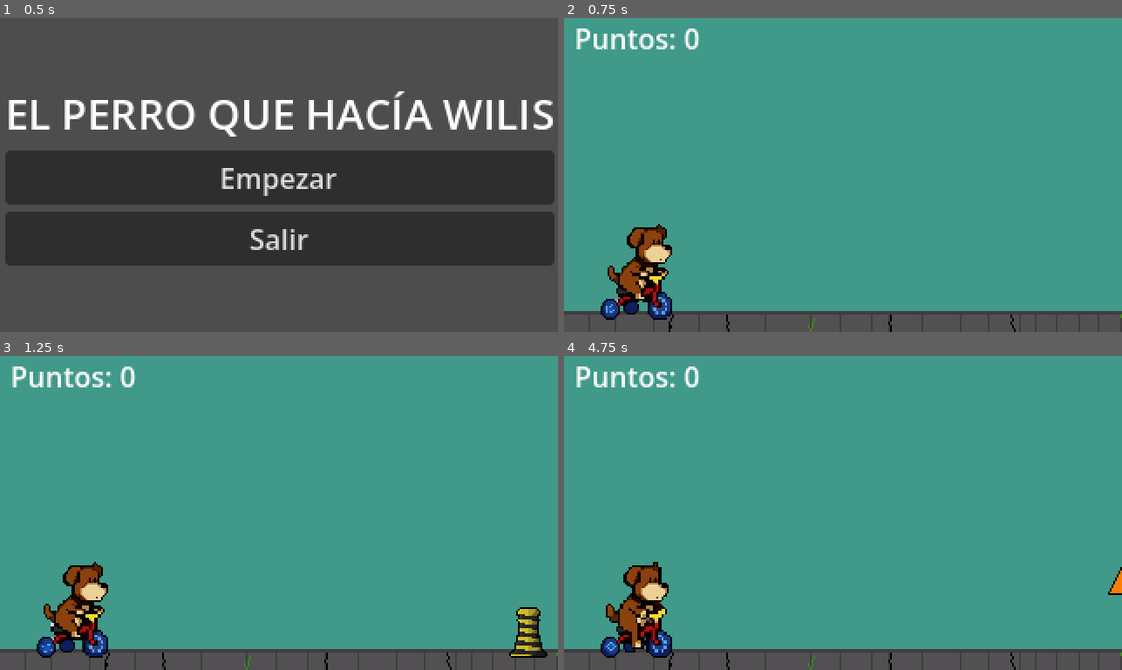
Above: before the commit, frames 1-4 (two rows, left to right).
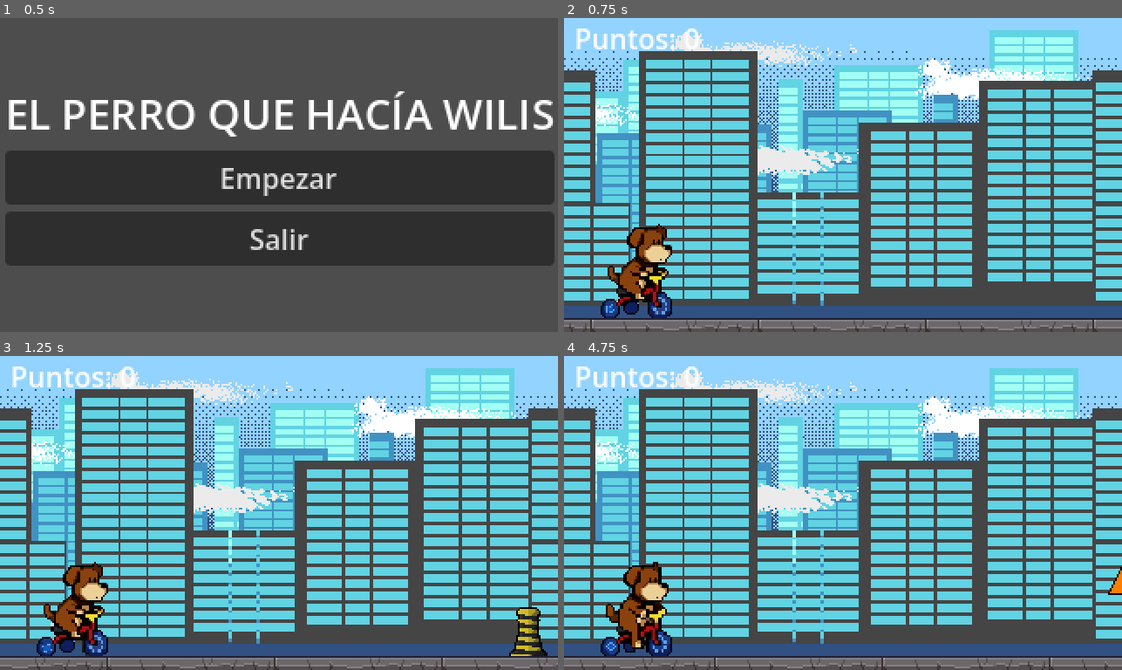
Above: after the commit, the same moments.

Repository: agusgonz/sideproject-gamejam
Game: Godot game, scene res://UI/MenuInicio.tscn
The game is run twice, just before and just after one commit, with the same random seed, the same clock (stepped at 60 frames per second) and the same inputs.
Inputs:
- Up to frame 1 (0.5 s): no input
- Up to frame 2 (0.75 s): click "Empezar" at 0.5 s
- Up to frame 3 (1.25 s): no input
- Up to frame 4 (4.75 s): tap Down (crouch) every 0.75 s from 1.35 to 3.6 s; tap Space (jump) at 1.52, 2.27, 3.77 s; click "Reintentar" at 4.25 s

Frame 1 is identical in both runs. In frame 2, 96% of the frame differs, in the area x 0-100%, y 0-100%; in frame 3, 95%; in frame 4, 96%.

Commit message:
agrega ciudad y suelo

Diff:
--- /dev/null
+++ b/entidades/suelo_1.gd
@@ -0,0 +1,16 @@
+extends AnimatableBody2D
+
+# Velocidad a la que se mueve el mundo (debe coincidir con la de los obstáculos)
+@export var scroll_speed: float = 100.0
+
+# El ancho exacto de tu bloque de suelo (ajústalo según el tamaño de tu TileMap/Sprite)
+@export var ground_width: float = 320.0
+
+func _physics_process(delta: float) -> void:
+	# Movemos el suelo constantemente hacia la izquierda
+	position.x -= scroll_speed * delta
+
+	# Si el bloque de suelo sale completamente por la izquierda
+	if position.x <= -ground_width:
+		# Lo teletransportamos hacia la derecha, justo detrás del otro bloque
+		position.x += ground_width * 2
--- a/main.tscn
+++ b/main.tscn
@@ -4,9 +4,11 @@
 [ext_resource type="Script" uid="uid://bdp5vhqrwf5xd" path="res://managers/game_manager.gd" id="1_1bvp3"]
 [ext_resource type="Script" uid="uid://f1oxw8ho1ikl" path="res://managers/spawn_manager.gd" id="1_h2yge"]
 [ext_resource type="Script" uid="uid://cc8t1pymuyqbw" path="res://UI/score_label.gd" id="4_1bvp3"]
+[ext_resource type="Texture2D" uid="uid://cru1jud6kjuk8" path="res://art/Le city.png" id="4_5vw27"]
 [ext_resource type="Script" uid="uid://u7vlndwlg6w8" path="res://UI/canvas_layer_ui.gd" id="4_7mycd"]
-[ext_resource type="Texture2D" uid="uid://rtkmrwsicddm" path="res://art/Suelo.png" id="4_272bh"]
 [ext_resource type="PackedScene" uid="uid://07qkgw2vte2n" path="res://UI/MenuGameOver.tscn" id="5_272bh"]
+[ext_resource type="Script" uid="uid://8n42tebo6a6y" path="res://entidades/suelo_1.gd" id="9_kek77"]
+[ext_resource type="Texture2D" uid="uid://cp8la4n7ugi2a" path="res://art/SpriteSheet_ConcreteFloor.png" id="10_4c57u"]
 
 [sub_resource type="Curve" id="Curve_1bvp3"]
 _data = [Vector2(0, 1), 0.0, 0.0, 0, 0, Vector2(1, 1), 0.0, 0.0, 0, 0]
@@ -53,26 +55,21 @@
 [node name="CanvasLayer" type="CanvasLayer" parent="." unique_id=311716342]
 layer = -10
 
-[node name="Background" type="ColorRect" parent="CanvasLayer" unique_id=492003579]
-anchors_preset = 15
-anchor_right = 1.0
-anchor_bottom = 1.0
-grow_horizontal = 2
-grow_vertical = 2
-mouse_filter = 1
-color = Color(0.25098076, 0.6007175, 0.53784674, 1)
+[node name="TextureRect" type="TextureRect" parent="CanvasLayer" unique_id=1048414]
+offset_right = 40.0
+offset_bottom = 40.0
+texture = ExtResource("4_5vw27")
 
 [node name="Floor" type="TextureRect" parent="CanvasLayer" unique_id=417598021]
 anchors_preset = 15
 anchor_right = 1.0
 anchor_bottom = 1.0
-offset_left = -40.0
-offset_top = 168.0
-offset_right = 40.0
-offset_bottom = 2.0
+offset_left = -42.0
+offset_top = 167.0
+offset_right = 38.0
+offset_bottom = 1.0
 grow_horizontal = 2
 grow_vertical = 2
-texture = ExtResource("4_272bh")
 
 [node name="CanvasLayerUI" type="CanvasLayer" parent="." unique_id=1745616813]
 layer = 10
@@ -89,6 +86,49 @@
 text = "Puntos: 0"
 script = ExtResource("4_1bvp3")
 
+[node name="Suelo1" type="AnimatableBody2D" parent="." unique_id=1796737938]
+script = ExtResource("9_kek77")
+
+[node name="Sprite2D" type="Sprite2D" parent="Suelo1" unique_id=228922871]
+position = Vector2(46, 188)
+texture = ExtResource("10_4c57u")
+
+[node name="Sprite2D2" type="Sprite2D" parent="Suelo1" unique_id=1893524148]
+position = Vector2(142, 188)
+texture = ExtResource("10_4c57u")
+
+[node name="Sprite2D3" type="Sprite2D" parent="Suelo1" unique_id=7026419]
+position = Vector2(238, 188)
+texture = ExtResource("10_4c57u")
+
+[node name="Sprite2D4" type="Sprite2D" parent="Suelo1" unique_id=670705435]
+position = Vector2(334, 188)
+texture = ExtResource("10_4c57u")
+
+[node name="CollisionShape2D" type="CollisionShape2D" parent="Suelo1" unique_id=1051353017]
+
+[node name="Suelo2" type="AnimatableBody2D" parent="." unique_id=1215636410]
+position = Vector2(384, 0)
+script = ExtResource("9_kek77")
+
+[node name="Sprite2D" type="Sprite2D" parent="Suelo2" unique_id=942710683]
+position = Vector2(46, 188)
+texture = ExtResource("10_4c57u")
+
+[node name="Sprite2D2" type="Sprite2D" parent="Suelo2" unique_id=924396934]
+position = Vector2(142, 188)
+texture = ExtResource("10_4c57u")
+
+[node name="Sprite2D3" type="Sprite2D" parent="Suelo2" unique_id=1974383654]
+position = Vector2(238, 188)
+texture = ExtResource("10_4c57u")
+
+[node name="Sprite2D4" type="Sprite2D" parent="Suelo2" unique_id=1830697644]
+position = Vector2(334, 188)
+texture = ExtResource("10_4c57u")
+
+[node name="CollisionShape2D" type="CollisionShape2D" parent="Suelo2" unique_id=1223628150]
+
 [connection signal="gameover" from="GameManager" to="CanvasLayerUI" method="_on_game_manager_gameover"]
 [connection signal="score_changed" from="GameManager" to="CanvasLayerUI/ScoreLabel" method="_on_game_manager_score_changed"]
 [connection signal="timeout" from="GameManager/ScoreTimer" to="GameManager" method="_on_score_timer_timeout"]
Binary file added: art/Le city.png
Not shown, added: art/Le city.png.import
Binary file added: art/SpriteSheet_ConcreteFloor.png
Not shown, added: art/SpriteSheet_ConcreteFloor.png.import
Not shown, added: entidades/suelo_1.gd.uid
